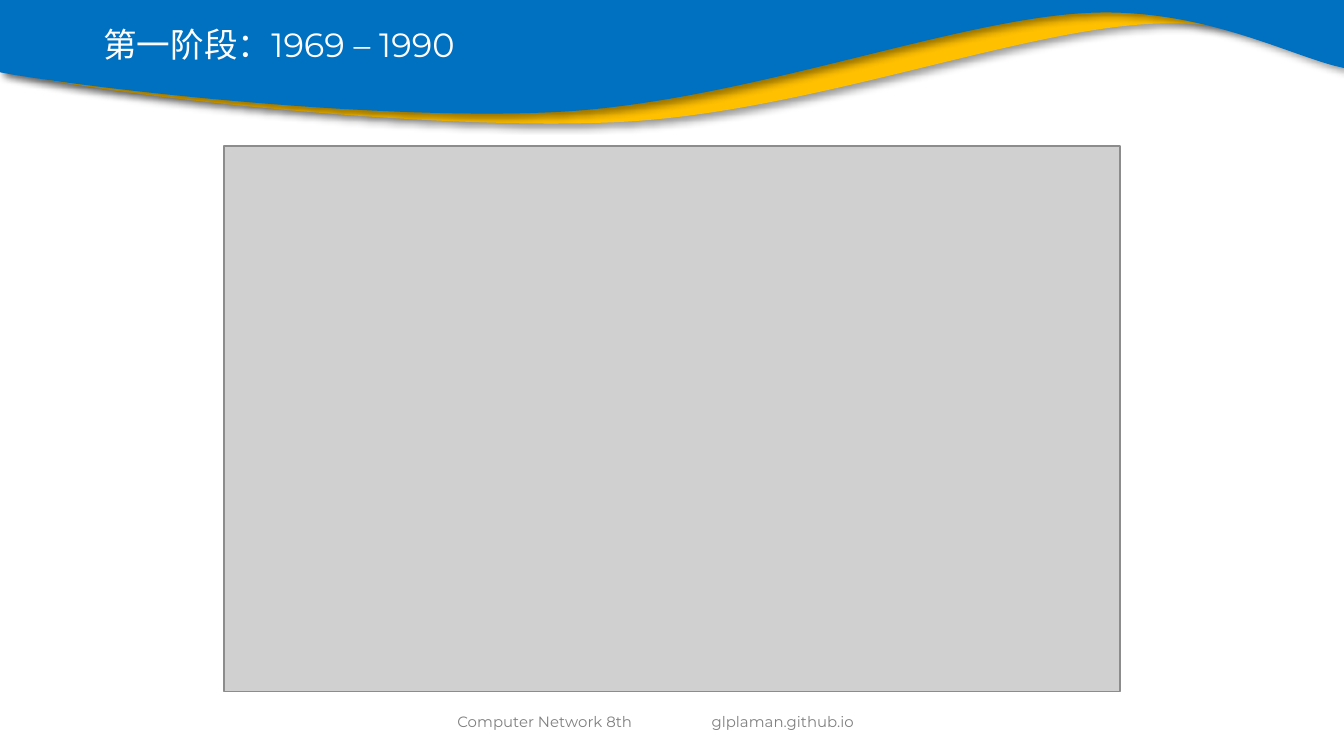
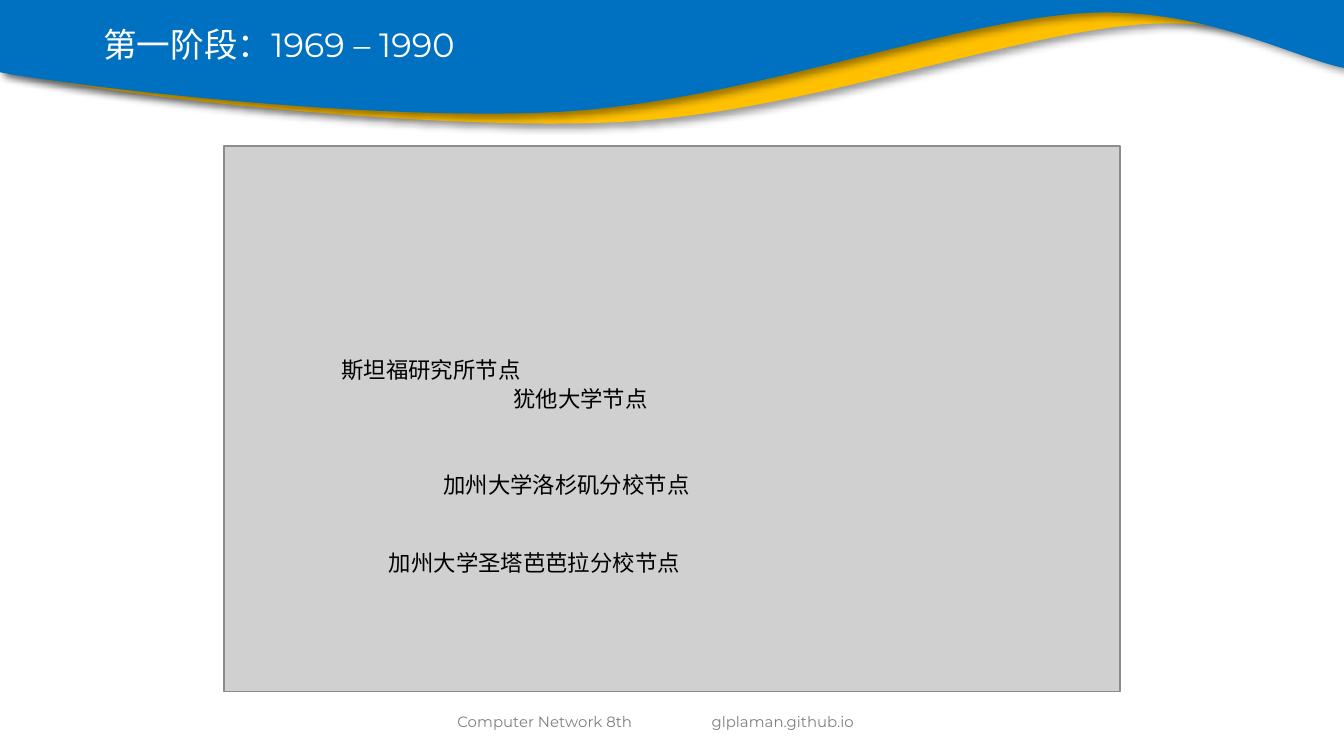
Before and after one commit to glplaman/glplaman.github.io, a slide deck: slide 19 of network/ppt/chap1.pptx. Drawn at 1344x756 pixels with LibreOffice and Linux fonts; fonts in the diff are those of the drawing; grey boxes stand for pictures; background and template pictures are left out. Boxes give left, top, right and bottom in pixels: in the first picture for what was removed or moved away, otherwise in the second. Text is boxed around its words. In the diff, an @@ line names an element or a change of style, - is before the commit and + after.

```diff
--- a/network/ppt/chap1.pptx
+++ b/network/ppt/chap1.pptx
@@ text added at bbox=[342, 359, 521, 380], 12 pt, text #000000 @@
+    斯坦福研究所节点
@@ text added at bbox=[513, 388, 647, 409], 12 pt, text #000000 @@
+    犹他大学节点
@@ text added at bbox=[443, 474, 689, 495], 12 pt, text #000000 @@
+    加州大学洛杉矶分校节点
@@ text added at bbox=[389, 552, 680, 573], 12 pt, text #000000 @@
+    加州大学圣塔芭芭拉分校节点
```
Also in this commit, not shown: 10 other slides changed, 1 slide removed, 1 other file.
